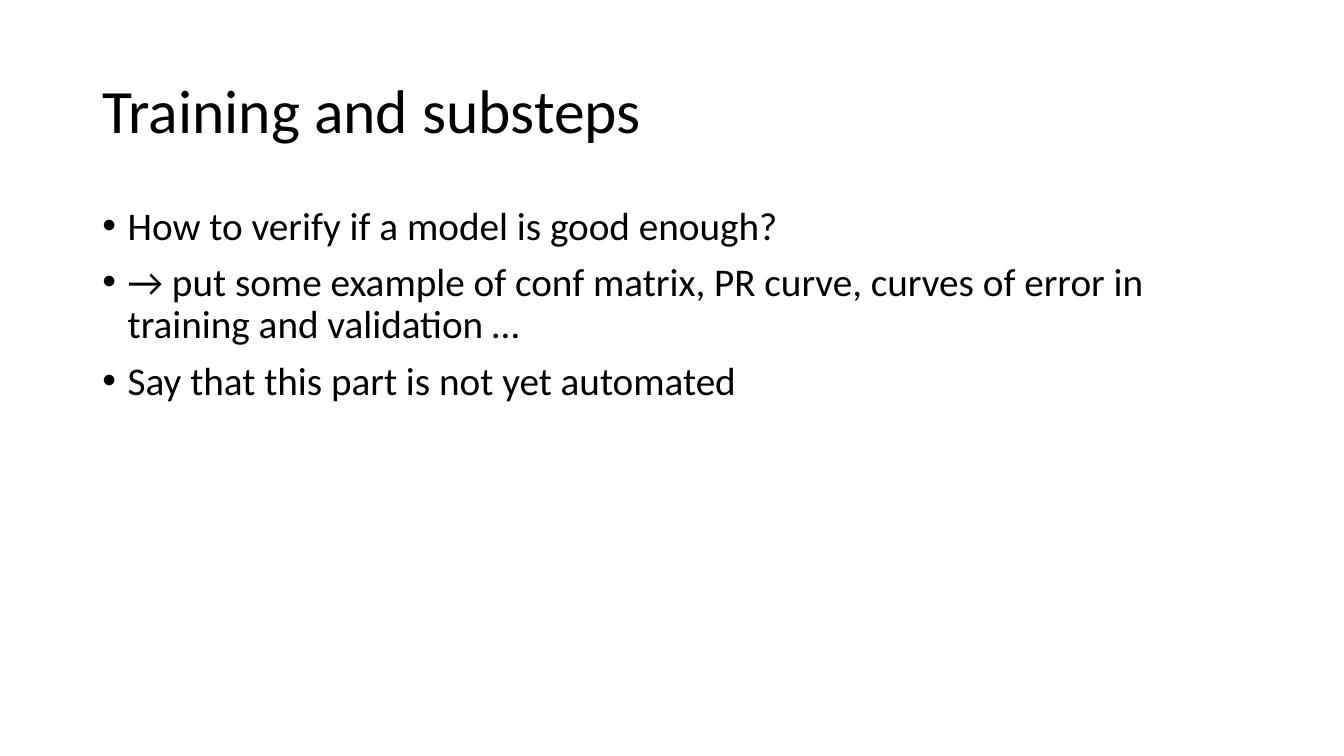
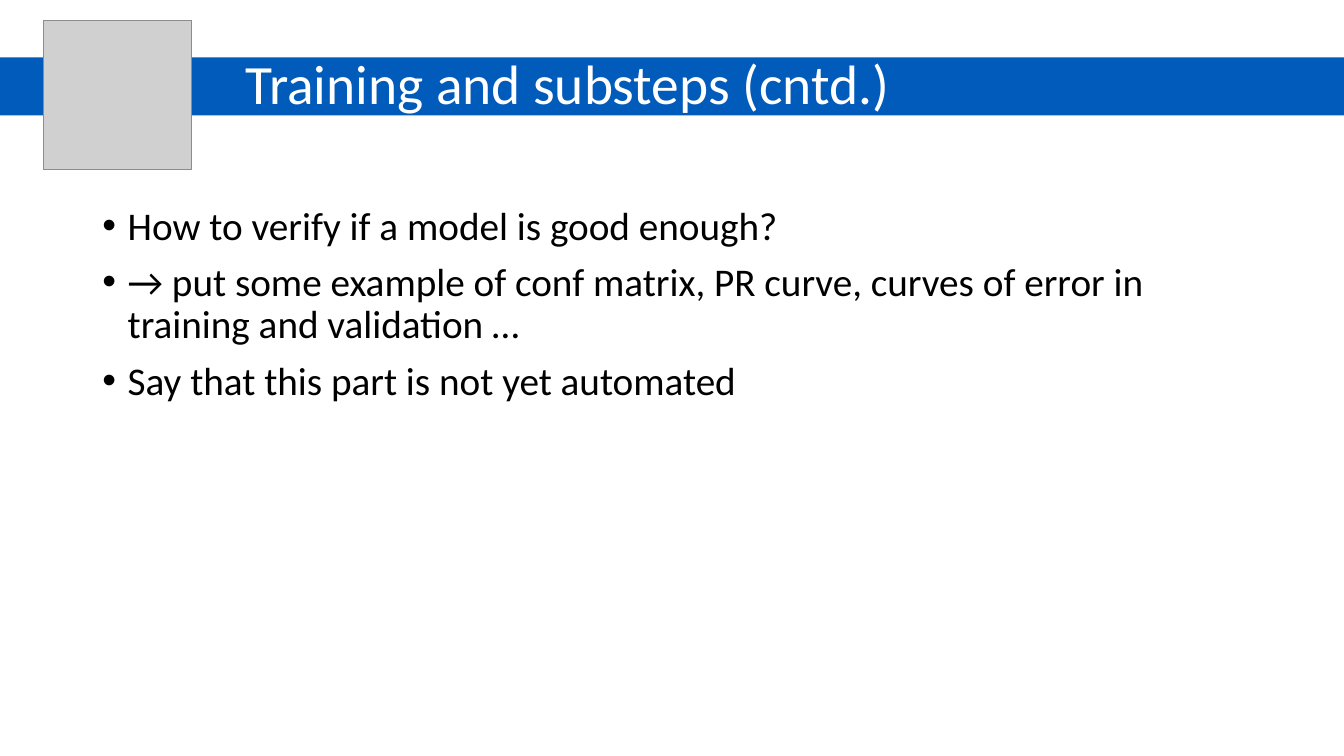
Before and after one commit to GiuliaCiaramella/yolov5, a slide deck: slide 5 of week_11_presentation.pptx. Drawn at 1344x756 pixels with LibreOffice and Linux fonts; fonts in the diff are those of the drawing; grey boxes stand for pictures. Boxes give left, top, right and bottom in pixels: in the first picture for what was removed or moved away, otherwise in the second. Text is boxed around its words. In the diff, an @@ line names an element or a change of style, - is before the commit and + after.

```diff
--- a/week_11_presentation.pptx
+++ b/week_11_presentation.pptx
@@ picture added at box(43, 20, 192, 169) @@
@@ rectangle added at box(0, 57, 1344, 116), fill #005BBB @@
@@ title at box(246, 63, 890, 118): text changed; size 44 to 39.6 pt; text colour #000000 to #FFFFFF @@
-Training and substeps
+Training and substeps (cntd.)
```
Also in this commit, not shown: 9 other slides changed.
